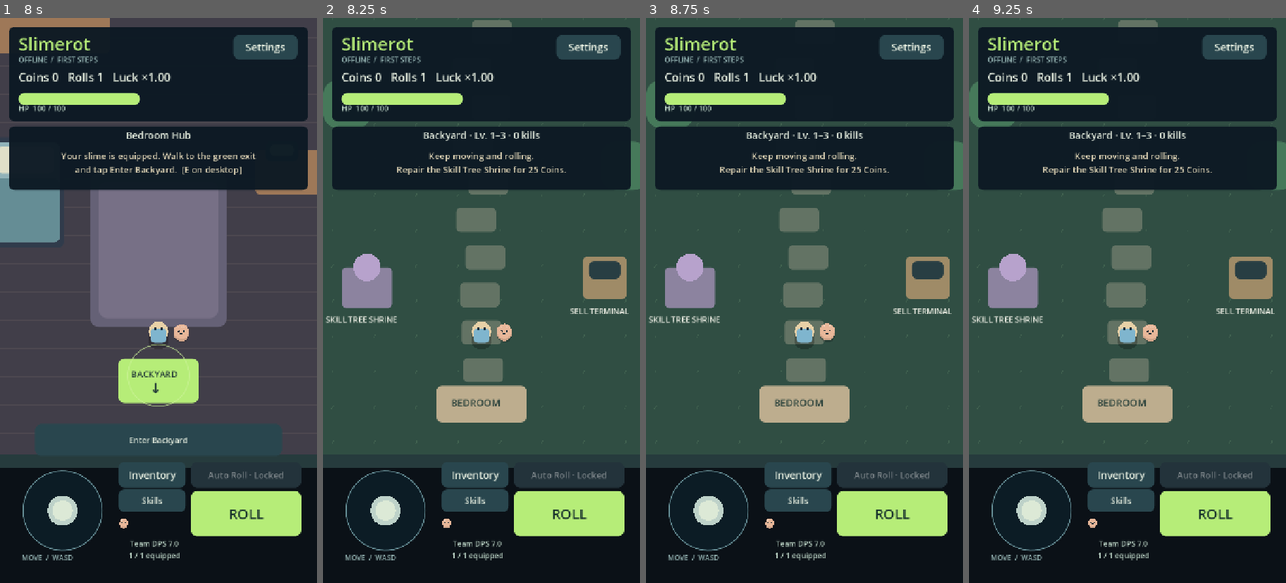
Above: before the commit, frames 1-4 (left to right).
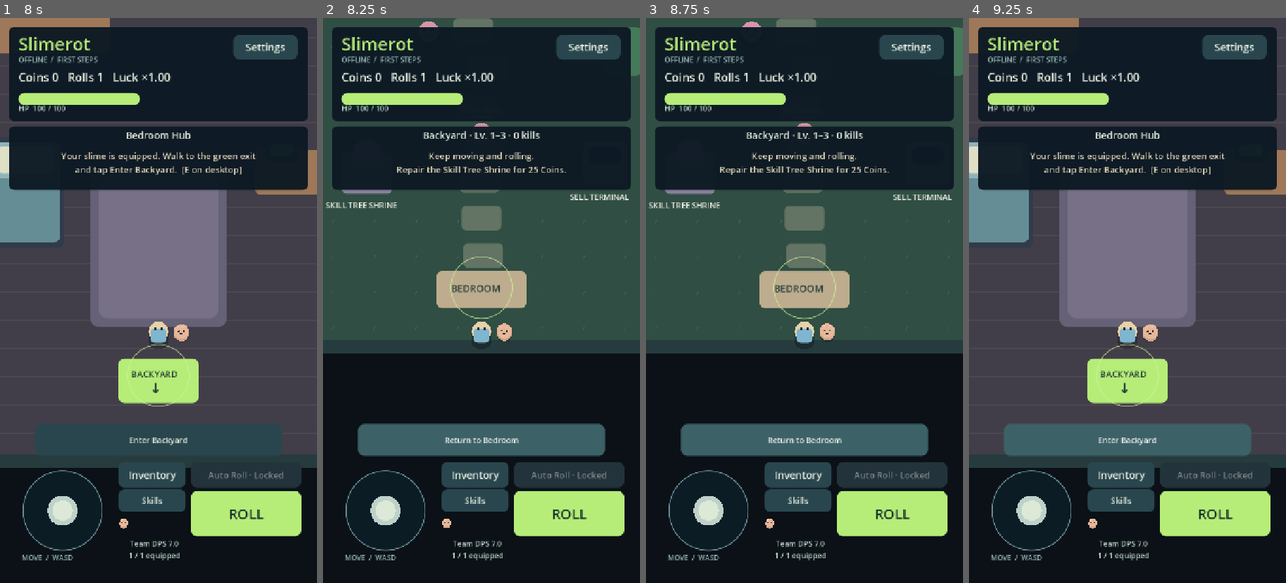
Above: after the commit, the same moments.

Repository: kristijannema-ai/Slimerot
Game: Godot game, scene res://scenes/Slimerot.tscn
The game is run twice, just before and just after one commit, with the same random seed, the same clock (stepped at 60 frames per second) and the same inputs.
Inputs (mouse positions are in pixels of both pictures, inside the frame that each line leads up to):
- Up to frame 1 (8 s): click "ROLL" at 0.5 s; click "Inventory" at 1.25 s; click "Skills" at 2 s; click "Inventory" at 2.75 s; click "Team" at 3.5 s; click "Collection" at 4.25 s; click "Skills" at 5 s; click "Stats" at 5.75 s; click "Settings" at 6.5 s; click "Resume" at 7.25 s
- Up to frame 2 (8.25 s): click "Enter Backyard" at 8 s
- Up to frame 3 (8.75 s): no input
- Up to frame 4 (9.25 s): click (1127, 441) at 8.75 s, where only the run after the commit has a clickable "Return to Bedroom"

Frame 1 is identical in both runs. In frame 2, 26% of the frame differs, in the area x 0-100%, y 0-80%; in frame 3, 26%; in frame 4, 27%, in the area x 0-100%, y 0-91%.
Error before the commit: Parse Error: Cannot find member "ENEMY_RESPAWN_SECONDS" in base "SlimerotBalance". (res://scripts/world/SlimerotEnemy.gd:60)

Commit message:
Implement Slimerot stage 5: scripts/world/SlimerotEnemy.gd

Diff:
--- a/scripts/world/SlimerotEnemy.gd
+++ b/scripts/world/SlimerotEnemy.gd
@@ -9,7 +9,7 @@
 var respawn_remaining := 0.0
 
 func _ready() -> void:
-	data = SlimerotData.lagling()
+	if data == null: data = SlimerotData.lagling()
 	hp = data.max_hp
 	home = position
 	collision_layer = 4
@@ -27,9 +27,12 @@
 	if dead:
 		respawn_remaining -= delta
 		if respawn_remaining <= 0.0:
+			if is_instance_valid(CombatManager.player) and home.distance_to(CombatManager.player.global_position) < 100: return
 			dead = false
 			hp = data.max_hp
 			position = home
+			collision_layer = 4
+			attack_remaining = 0
 			show()
 		return
 	var player := CombatManager.player
@@ -37,7 +40,20 @@
 		return
 	attack_remaining = maxf(0.0, attack_remaining - delta)
 	var distance := position.distance_to(player.position)
-	velocity = position.direction_to(player.position) * data.move_speed if distance < 350 and distance > 38 else Vector2.ZERO
+	var destination := player.global_position
+	var engaged := distance < SlimerotCampaign.AGGRO_RANGE and home.distance_to(player.global_position) < SlimerotCampaign.LEASH_RANGE
+	var direction := Vector2.ZERO
+	if not engaged:
+		destination = home
+		if position.distance_to(home) > 5: direction = position.direction_to(home)
+	elif data.archetype == "shooter":
+		if distance < SlimerotCampaign.SHOOTER_NEAR: direction = player.position.direction_to(position)
+		elif distance > SlimerotCampaign.SHOOTER_FAR: direction = position.direction_to(player.position)
+	elif distance > 38: direction = position.direction_to(player.position)
+	if direction != Vector2.ZERO and get_parent().has_method("direction_to_point"):
+		if data.archetype != "shooter" or distance >= SlimerotCampaign.SHOOTER_NEAR:
+			direction = get_parent().direction_to_point(global_position,destination)
+	velocity = direction * data.move_speed
 	for other in get_tree().get_nodes_in_group("slimerot_enemies"):
 		if other == self or other.dead: continue
 		var separation: Vector2 = global_position-other.global_position
@@ -45,9 +61,15 @@
 			velocity += separation.normalized() * data.move_speed * (1.0-separation.length()/50.0)
 	velocity = velocity.limit_length(data.move_speed)
 	move_and_slide()
-	if position.distance_to(player.position) < 45 and attack_remaining == 0.0:
-		attack_remaining = data.attack_interval
-		CombatManager.damage_player(data.attack_damage)
+	if engaged and attack_remaining == 0.0:
+		if data.archetype == "shooter" and distance <= SlimerotCampaign.AGGRO_RANGE:
+			var ray := PhysicsRayQueryParameters2D.create(global_position,player.global_position,1)
+			if get_world_2d().direct_space_state.intersect_ray(ray).is_empty():
+				CombatManager.fire_enemy_projectile(global_position,global_position.direction_to(player.global_position),data.attack_damage,SlimerotCampaign.ENEMY_SHOT_SPEED)
+				attack_remaining = data.attack_interval
+		elif data.archetype != "shooter" and position.distance_to(player.position) < 45:
+			attack_remaining = data.attack_interval
+			CombatManager.damage_player(data.attack_damage)
 	queue_redraw()
 
 func take_damage(amount: float) -> void:
@@ -56,17 +78,22 @@
 	hp = maxf(0.0, hp - amount)
 	if hp == 0.0:
 		dead = true
+		collision_layer = 0
 		hide()
-		respawn_remaining = SlimerotBalance.ENEMY_RESPAWN_SECONDS
+		respawn_remaining = SlimerotCampaign.RESPAWN_SECONDS
 		WorldManager.record_kill(data.zone, data.coin_reward)
 	queue_redraw()
 
 func _draw() -> void:
 	draw_circle(Vector2(0, 12), 26, Color(0, 0, 0, 0.2))
-	draw_circle(Vector2.ZERO, 23, Color("d795a6"))
+	var tint := Color(SlimerotCampaign.PALETTES[data.zone-1][3])
+	draw_circle(Vector2.ZERO, 28 if data.archetype == "tank" else 23, tint)
+	if data.archetype == "tank": draw_arc(Vector2.ZERO,29,0,TAU,24,tint.darkened(0.4),5)
+	if data.archetype == "shooter": draw_colored_polygon(PackedVector2Array([Vector2(-16,-16),Vector2(0,-37),Vector2(16,-16)]),tint.lightened(0.3))
 	draw_circle(Vector2(-8, -3), 4, Color("442e44"))
 	draw_circle(Vector2(8, -3), 4, Color("442e44"))
 	draw_line(Vector2(-9, 9), Vector2(9, 9), Color("442e44"), 3)
 	draw_rect(Rect2(-26, -37, 52, 5), Color("273f39"))
 	draw_rect(Rect2(-26, -37, 52 * hp / data.max_hp, 5), Color("e8abbd"))
-	draw_string(ThemeDB.fallback_font, Vector2(-48, -47), "Lv. 1 Lagling", HORIZONTAL_ALIGNMENT_CENTER, 96, 15, Color("e7e9df"))
+	var title := "Lagling" if data.id == "lagling" else data.archetype.capitalize()
+	draw_string(ThemeDB.fallback_font, Vector2(-70, -47), "Lv. %d %s" % [data.level,title], HORIZONTAL_ALIGNMENT_CENTER, 140, 15, Color("e7e9df"))
